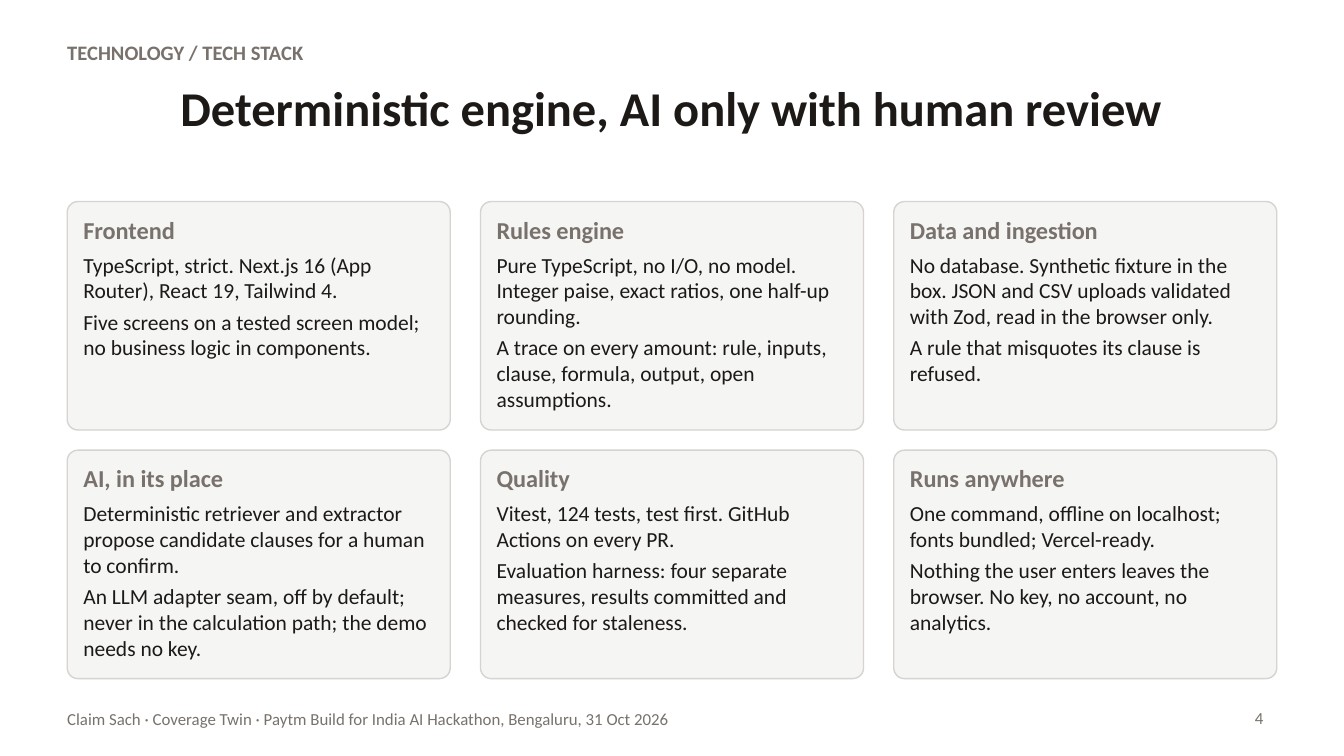
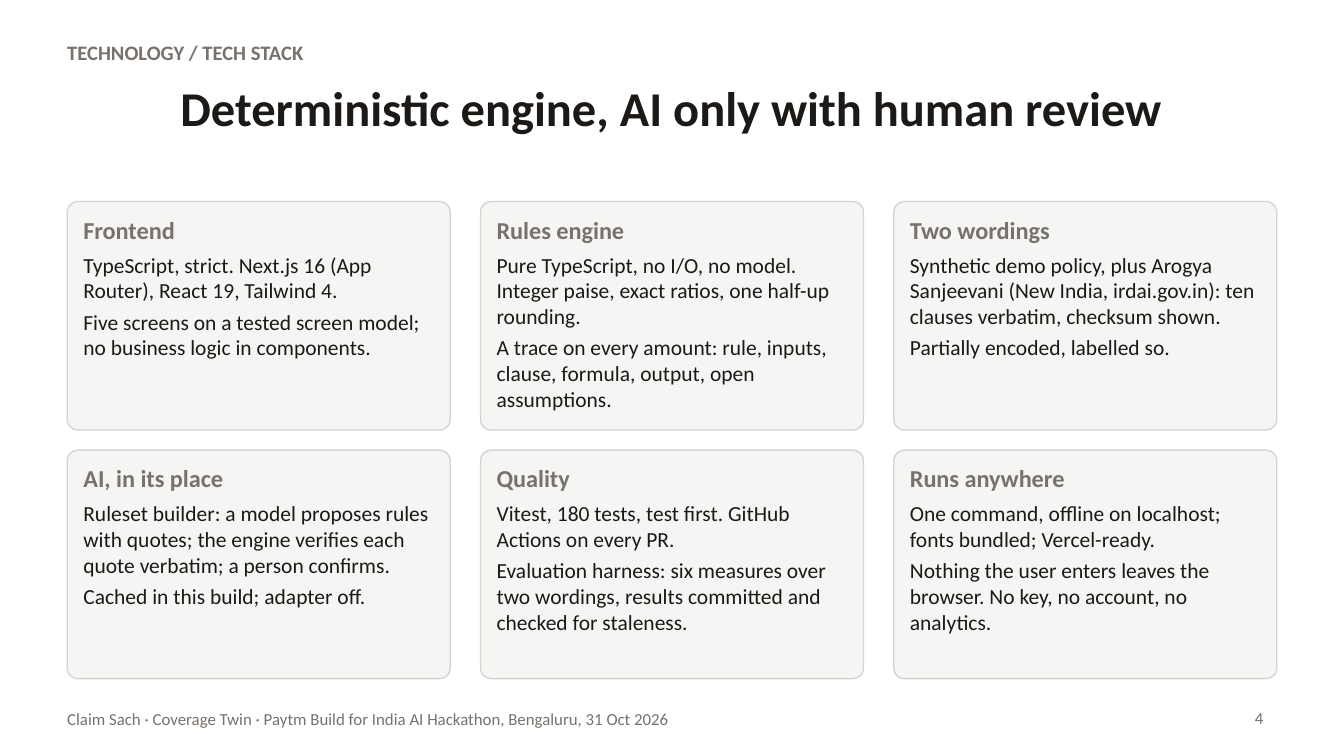
Before and after one commit to Pushkarmondal/paytm-hackathon, a slide deck: slide 4 of docs/deck/claim-sach-deck.pptx. Drawn at 1344x756 pixels with LibreOffice and Linux fonts; fonts in the diff are those of the drawing. Boxes give left, top, right and bottom in pixels: in the first picture for what was removed or moved away, otherwise in the second. Text is boxed around its words. In the diff, an @@ line names an element or a change of style, - is before the commit and + after.

Commit message:
docs(deck): v2 deck: two wordings, the ruleset builder, six measures, new screenshots

```diff
--- a/docs/deck/claim-sach-deck.pptx
+++ b/docs/deck/claim-sach-deck.pptx
@@ text at (x1=910, y1=222, x2=1254, y2=359): text changed @@
-Data and ingestion
-No database. Synthetic fixture in the box. JSON and CSV uploads validated with Zod, read in the browser only.
-A rule that misquotes its clause is refused.
+Two wordings
+Synthetic demo policy, plus Arogya Sanjeevani (New India, irdai.gov.in): ten clauses verbatim, checksum shown.
+Partially encoded, labelled so.
@@ text at (x1=83, y1=506, x2=429, y2=608): text changed @@
-Deterministic retriever and extractor propose candidate clauses for a human to confirm.
-An LLM adapter seam, off by default; never in the calculation path; the demo needs no key.
+Ruleset builder: a model proposes rules with quotes; the engine verifies each quote verbatim; a person confirms.
+Cached in this build; adapter off.
@@ text at (x1=497, y1=506, x2=826, y2=630): text changed @@
-Vitest, 124 tests, test first. GitHub Actions on every PR.
-Evaluation harness: four separate measures, results committed and checked for staleness.
+Vitest, 180 tests, test first. GitHub Actions on every PR.
+Evaluation harness: six measures over two wordings, results committed and checked for staleness.
```
Also in this commit, not shown: 5 other slides changed, 7 other files.
